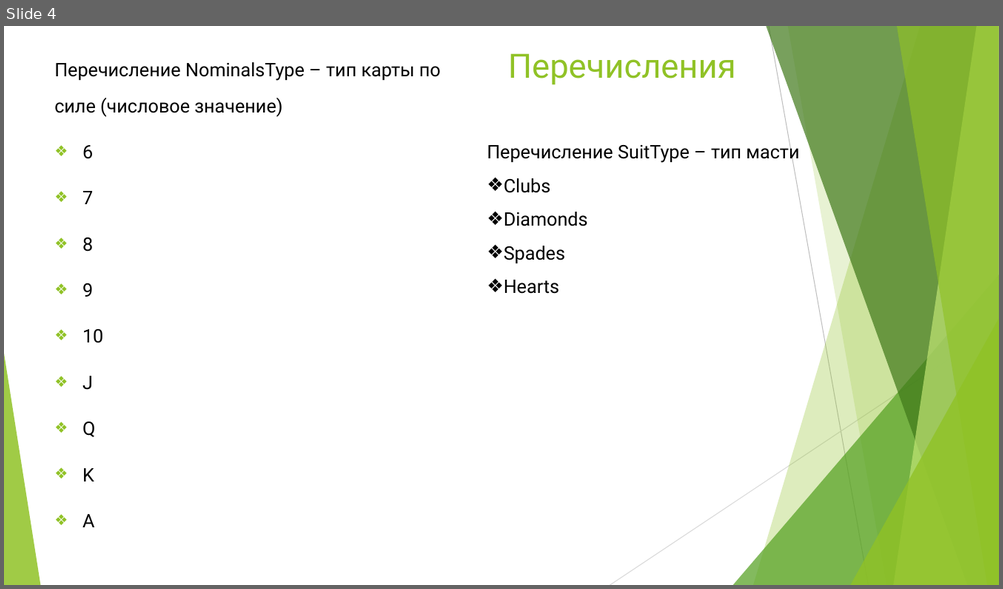
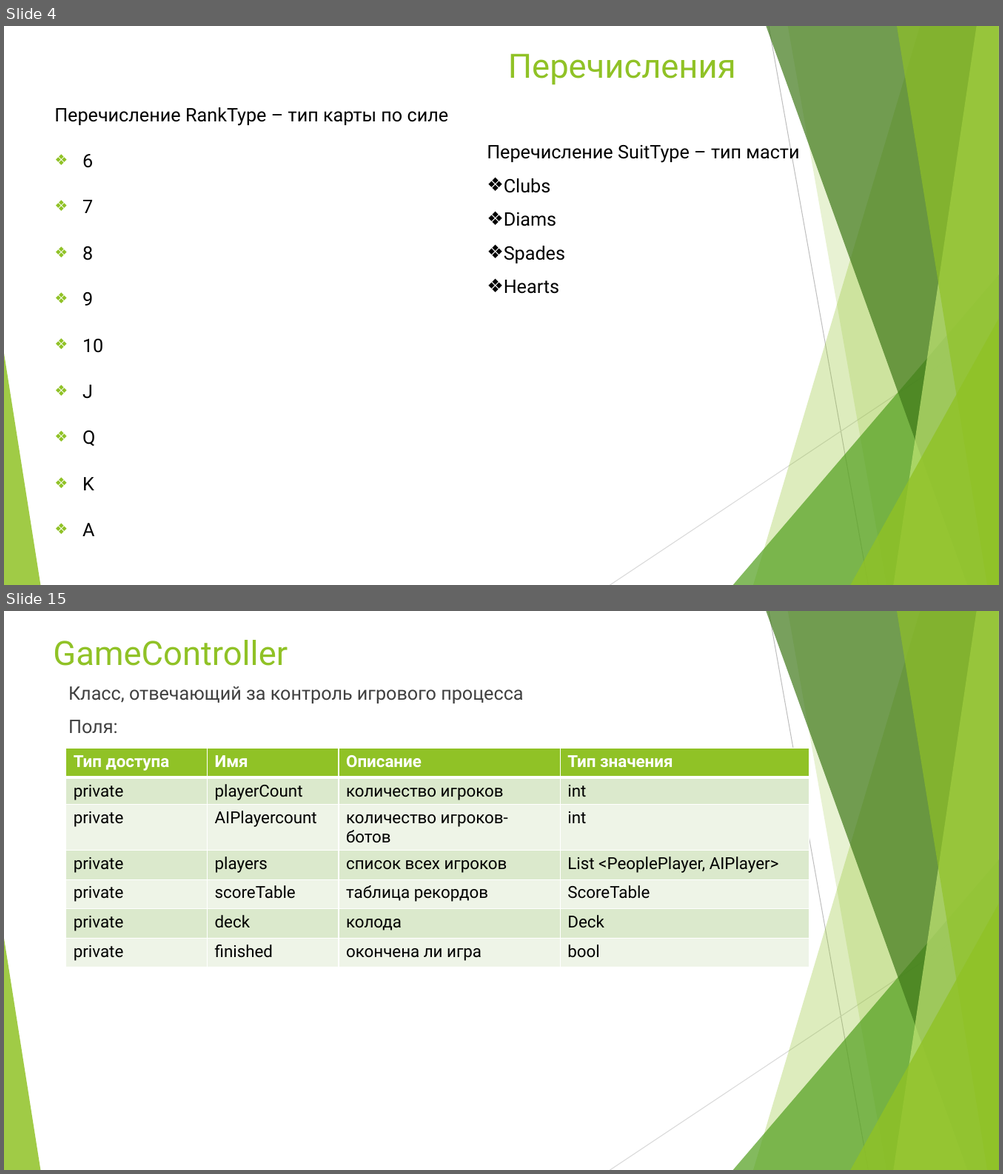
Before and after one commit to Stebusha/TheFool, a slide deck: Docs/Учебный проект по ООП.pptx. Shown one above the other, each under a label of ours: slide 4 before the commit, slides 4 and 15 after it; the slides between them are not shown. The pictures are 1003x589 and 1003x1174 pixels, drawn with LibreOffice and Linux fonts; fonts in the diff are those of the drawing. Boxes give left, top, right and bottom in pixels: in the first picture for what was removed or moved away, otherwise in the second. Text is boxed around its words. In the diff, an @@ line names an element or a change of style, - is before the commit and + after.

```diff
--- a/Docs/Учебный проект по ООП.pptx
+++ b/Docs/Учебный проект по ООП.pptx
@@ slide 15 added at [4, 611, 999, 1170], background #FFFFFF; not listed: 10 template elements that a slide beside it also shows @@
@@ title added at [53, 640, 287, 666], 32.4 pt, text #90C226 @@
+GameController
@@ text added at [68, 686, 523, 734], 18 pt, text #404040 @@
+Класс, отвечающий за контроль игрового процесса
+Поля:
@@ table added at [66, 749, 809, 964], 7 rows, 4 columns @@
+Тип доступа | Имя | Описание | Тип значения
+private | playerCount | количество игроков | int
+private | AIPlayercount | количество игроков-ботов | int
+private | players | список всех игроков | List <PeoplePlayer, AIPlayer>
+private | scoreTable | таблица рекордов | ScoreTable
+private | deck | колода | Deck
+private | finished | окончена ли игра | bool
@@ slide 4 changed as well @@
@@ text "Перечисление RankType – тип карты ...": place and size @@
-text "Перечисление RankType – тип карты ..." at [54, 62, 441, 482]
+text "Перечисление RankType – тип карты ..." at [54, 107, 449, 537]
@@ text at [54, 107, 449, 126]: text changed @@
-Перечисление NominalsType – тип карты по силе (числовое значение)
+Перечисление RankType – тип карты по силе
@@ text at [504, 212, 556, 227]: text changed @@
-❖ Diamonds
+❖ Diams
```
Also in this commit, not shown: 4 other slides changed, 8 other slides added, 3 slides removed, 2 other files.
